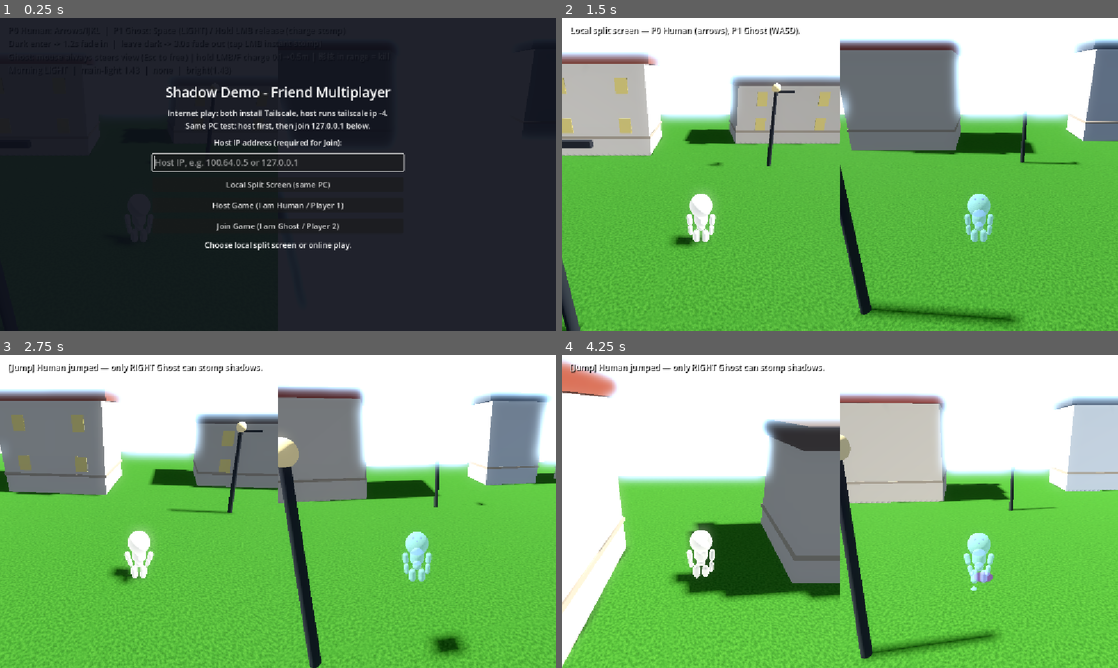
Above: before the commit, frames 1-4 (two rows, left to right).
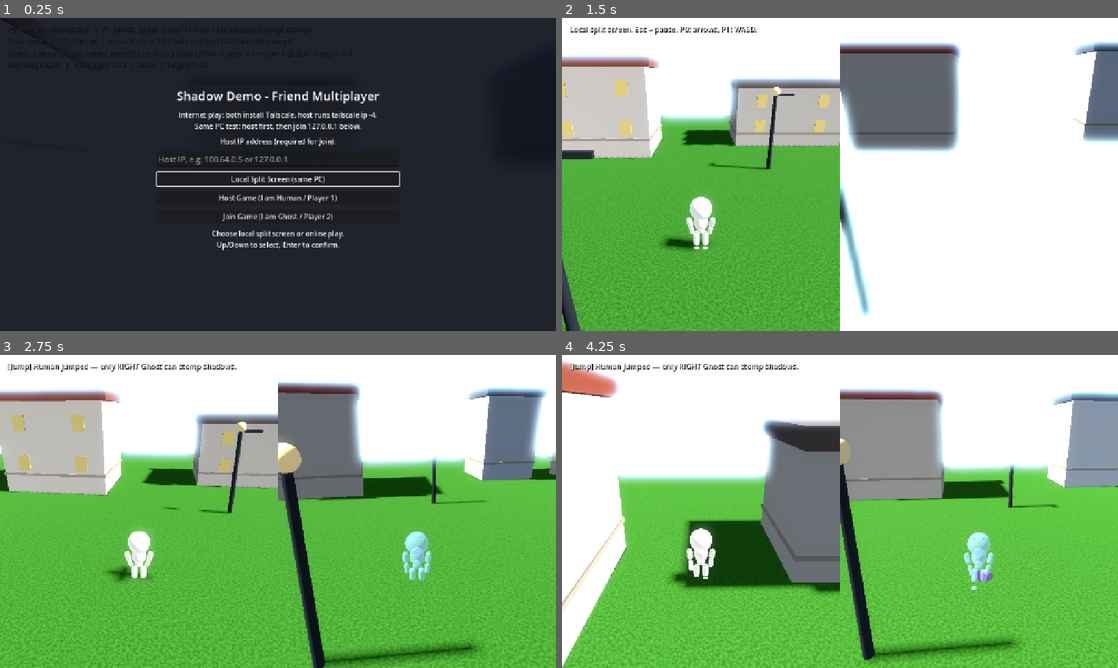
Above: after the commit, the same moments.

Repository: luna-xu-959/shadow
Game: Godot game, scene res://scenes/main.tscn
Two runs of this game, one before a commit and one after it. Both use one fixed random seed, a clock stepped at 60 frames per second and the inputs below.
Inputs (mouse positions are in pixels of both pictures, inside the frame that each line leads up to):
- Up to frame 1 (0.25 s): no input
- Up to frame 2 (1.5 s): click "Join Game (I am Ghost / Playe…" at 0.5 s; click "Local Split Screen (same PC)" at 1.25 s
- Up to frame 3 (2.75 s): tap Enter at 2 s; move the mouse to (305, 511) at 2.02 s; hold Up (p0_forward) from 2.03 s (still down); tap U (p0_cam_left) at 2.1 s; click (305, 511) at 2.17 s; tap Keypad Enter (p0_jump) at 2.27 s
- Up to frame 4 (4.25 s): keep holding Up (p0_forward); move the mouse to (812, 511) at 2.77 s; tap O (p0_cam_right) at 2.85 s; click (812, 511) at 2.92 s; tap Keypad Enter (p0_jump) at 3.02 s; move the mouse to (851, 505) at 3.52 s; hold F (p1_attack) from 3.53 s (still down); click (851, 505) at 3.67 s

The runs differ from the first frame. In frame 1, 5.6% of the frame differs, in the area x 27-73%, y 21-75%; in frame 2, 42%, in the area x 0-100%, y 2-100%; in frame 3, 19%; in frame 4, 17%.

Commit message:
Fix multiplayer sync, adaptive UI, and add pause menu.
Route ghost stomp/jump through GameManager RPCs, improve position sync, and make split-screen/UI layouts resize with the window. Add keyboard menu navigation, ESC pause with mouse release, and normalize script line endings to LF.

Co-authored-by: Cursor <cursoragent@cursor.com>

Diff:
--- a/project.godot
+++ b/project.godot
@@ -26,6 +26,9 @@
 
 [display]
 
+window/size/viewport_width=1280
+window/size/viewport_height=720
+window/size/resizable=true
 window/stretch/mode="canvas_items"
 window/stretch/aspect="expand"
 
--- a/scenes/main.tscn
+++ b/scenes/main.tscn
@@ -8,6 +8,7 @@
 [ext_resource type="Script" path="res://scripts/split_screen_setup.gd" id="5_split_screen"]
 [ext_resource type="Script" path="res://scripts/player_follow_camera.gd" id="6_follow_camera"]
 [ext_resource type="Script" path="res://scripts/town_builder.gd" id="7_town_builder"]
+[ext_resource type="Script" path="res://scripts/resizable_ui_root.gd" id="8_ui_root"]
 
 [sub_resource type="PlaneMesh" id="PlaneMesh_ground"]
 size = Vector2(40, 40)
@@ -88,10 +89,22 @@
 script = ExtResource("2_game_manager")
 
 [node name="SplitScreen" type="CanvasLayer" parent="."]
+visible = false
 layer = 1
 script = ExtResource("5_split_screen")
 
-[node name="Backdrop" type="ColorRect" parent="SplitScreen"]
+[node name="LayoutRoot" type="Control" parent="SplitScreen"]
+layout_mode = 3
+anchors_preset = 15
+anchor_right = 1.0
+anchor_bottom = 1.0
+grow_horizontal = 2
+grow_vertical = 2
+mouse_filter = 2
+script = ExtResource("8_ui_root")
+
+[node name="Backdrop" type="ColorRect" parent="SplitScreen/LayoutRoot"]
+layout_mode = 1
 anchors_preset = 15
 anchor_right = 1.0
 anchor_bottom = 1.0
@@ -100,7 +113,8 @@
 mouse_filter = 2
 color = Color(0.08, 0.09, 0.11, 1)
 
-[node name="ViewportLeft" type="SubViewportContainer" parent="SplitScreen"]
+[node name="ViewportLeft" type="SubViewportContainer" parent="SplitScreen/LayoutRoot"]
+layout_mode = 1
 anchors_preset = -1
 anchor_right = 0.5
 anchor_bottom = 1.0
@@ -109,12 +123,13 @@
 stretch = true
 mouse_filter = 2
 
-[node name="SubViewport" type="SubViewport" parent="SplitScreen/ViewportLeft"]
+[node name="SubViewport" type="SubViewport" parent="SplitScreen/LayoutRoot/ViewportLeft"]
 handle_input_locally = false
 render_target_update_mode = 4
-size = Vector2i(960, 1080)
+size = Vector2i(640, 720)
 
-[node name="ViewportRight" type="SubViewportContainer" parent="SplitScreen"]
+[node name="ViewportRight" type="SubViewportContainer" parent="SplitScreen/LayoutRoot"]
+layout_mode = 1
 anchors_preset = -1
 anchor_left = 0.5
 anchor_right = 1.0
@@ -124,22 +139,37 @@
 stretch = true
 mouse_filter = 2
 
-[node name="SubViewport" type="SubViewport" parent="SplitScreen/ViewportRight"]
+[node name="SubViewport" type="SubViewport" parent="SplitScreen/LayoutRoot/ViewportRight"]
 handle_input_locally = false
 render_target_update_mode = 4
-size = Vector2i(960, 1080)
+size = Vector2i(640, 720)
 
 [node name="CanvasLayer" type="CanvasLayer" parent="."]
 layer = 2
 
-[node name="StatusLabel" type="Label" parent="CanvasLayer"]
+[node name="UIRoot" type="Control" parent="CanvasLayer"]
+layout_mode = 3
+anchors_preset = 15
+anchor_right = 1.0
+anchor_bottom = 1.0
+grow_horizontal = 2
+grow_vertical = 2
+mouse_filter = 2
+script = ExtResource("8_ui_root")
+
+[node name="StatusLabel" type="Label" parent="CanvasLayer/UIRoot"]
+layout_mode = 1
+anchors_preset = 10
+anchor_right = 1.0
 offset_left = 16.0
 offset_top = 12.0
-offset_right = 900.0
+offset_right = -16.0
 offset_bottom = 140.0
+grow_horizontal = 2
 theme_override_colors/font_color = Color(1, 1, 1, 1)
 theme_override_colors/font_shadow_color = Color(0, 0, 0, 0.75)
 theme_override_constants/shadow_offset_x = 2
 theme_override_constants/shadow_offset_y = 2
 theme_override_font_sizes/font_size = 17
+autowrap_mode = 3
 text = "Loading..."
--- a/scenes/multiplayer_menu.tscn
+++ b/scenes/multiplayer_menu.tscn
@@ -29,10 +29,10 @@
 anchor_top = 0.5
 anchor_right = 0.5
 anchor_bottom = 0.5
-offset_left = -260.0
-offset_top = -190.0
-offset_right = 260.0
-offset_bottom = 190.0
+offset_left = -280.0
+offset_top = -200.0
+offset_right = 280.0
+offset_bottom = 200.0
 grow_horizontal = 2
 grow_vertical = 2
 theme_override_constants/separation = 12
@@ -65,15 +65,21 @@
 keep_editing_on_text_submit = true
 
 [node name="LocalButton" type="Button" parent="Panel"]
+unique_name_in_owner = true
 layout_mode = 2
+focus_mode = 2
 text = "Local Split Screen (same PC)"
 
 [node name="HostButton" type="Button" parent="Panel"]
+unique_name_in_owner = true
 layout_mode = 2
+focus_mode = 2
 text = "Host Game (I am Human / Player 1)"
 
 [node name="JoinButton" type="Button" parent="Panel"]
+unique_name_in_owner = true
 layout_mode = 2
+focus_mode = 2
 text = "Join Game (I am Ghost / Player 2)"
 
 [node name="StatusLabel" type="Label" parent="Panel"]
--- /dev/null
+++ b/scenes/pause_menu.tscn
@@ -0,0 +1,69 @@
+[gd_scene load_steps=2 format=3]
+
+[ext_resource type="Script" path="res://scripts/pause_menu.gd" id="1_pause"]
+
+[node name="PauseMenu" type="Control"]
+layout_mode = 3
+anchors_preset = 15
+anchor_right = 1.0
+anchor_bottom = 1.0
+grow_horizontal = 2
+grow_vertical = 2
+mouse_filter = 0
+script = ExtResource("1_pause")
+
+[node name="Backdrop" type="ColorRect" parent="."]
+layout_mode = 1
+anchors_preset = 15
+anchor_right = 1.0
+anchor_bottom = 1.0
+grow_horizontal = 2
+grow_vertical = 2
+color = Color(0.02, 0.03, 0.06, 0.72)
+
+[node name="Panel" type="VBoxContainer" parent="."]
+layout_mode = 1
+anchors_preset = 8
+anchor_left = 0.5
+anchor_top = 0.5
+anchor_right = 0.5
+anchor_bottom = 0.5
+offset_left = -180.0
+offset_top = -130.0
+offset_right = 180.0
+offset_bottom = 130.0
+grow_horizontal = 2
+grow_vertical = 2
+theme_override_constants/separation = 10
+
+[node name="Title" type="Label" parent="Panel"]
+layout_mode = 2
+theme_override_font_sizes/font_size = 26
+text = "Paused"
+horizontal_alignment = 1
+
+[node name="Hint" type="Label" parent="Panel"]
+layout_mode = 2
+theme_override_font_sizes/font_size = 14
+text = "Mouse is free — drag window edges to resize.
+Esc / Enter on Resume to continue."
+autowrap_mode = 3
+horizontal_alignment = 1
+
+[node name="ResumeButton" type="Button" parent="Panel"]
+unique_name_in_owner = true
+layout_mode = 2
+focus_mode = 2
+text = "Resume (Esc)"
+
+[node name="MainMenuButton" type="Button" parent="Panel"]
+unique_name_in_owner = true
+layout_mode = 2
+focus_mode = 2
+text = "Main Menu"
+
+[node name="QuitButton" type="Button" parent="Panel"]
+unique_name_in_owner = true
+layout_mode = 2
+focus_mode = 2
+text = "Quit Game"
--- a/scripts/game_manager.gd
+++ b/scripts/game_manager.gd
@@ -42,7 +42,7 @@
 
 	_human = _scene_root.get_node_or_null("Player0")
 	_ghost = _scene_root.get_node_or_null("Player1")
-	_status_label = _scene_root.get_node_or_null("CanvasLayer/StatusLabel") as Label
+	_status_label = _scene_root.get_node_or_null("CanvasLayer/UIRoot/StatusLabel") as Label
 
 	if _sun == null or _human == null or _ghost == null:
 		push_error("GameManager: missing Sun/Player nodes in main scene.")
@@ -85,6 +85,21 @@
 	_ghost_stomp.stomp_hit.connect(_on_dark_stomp_hit)
 	_ghost_stomp.stomp_missed.connect(_on_dark_stomp_missed)
 	_ghost_stomp.charge_interrupted.connect(_on_charge_interrupted)
+
+
+@rpc("any_peer", "call_remote", "reliable")
+func rpc_ghost_jump_landed(landing_position: Vector3) -> void:
+	_on_ghost_jump_landed(landing_position, _ghost, _human)
+
+
+@rpc("any_peer", "call_remote", "reliable")
+func rpc_ghost_stomp_hit(method: String) -> void:
+	_on_dark_stomp_hit(_human, method)
+
+
+@rpc("any_peer", "call_remote", "reliable")
+func rpc_ghost_stomp_missed(method: String) -> void:
+	_on_dark_stomp_missed(method)
 
 
 func _on_human_jump_landed(_landing_position: Vector3) -> void:
--- a/scripts/ghost_stomp_controller.gd
+++ b/scripts/ghost_stomp_controller.gd
@@ -324,28 +324,18 @@
 
 func _emit_stomp_hit(method: String) -> void:
 	if multiplayer.has_multiplayer_peer() and not multiplayer.is_server():
-		_report_stomp_hit.rpc_id(1, method)
-	else:
-		stomp_hit.emit(_human, method)
+		if _game_manager:
+			_game_manager.rpc_ghost_stomp_hit.rpc_id(1, method)
+		return
+	stomp_hit.emit(_human, method)
 
 
 func _emit_stomp_missed(method: String) -> void:
 	if multiplayer.has_multiplayer_peer() and not multiplayer.is_server():
-		_report_stomp_missed.rpc_id(1, method)
-	else:
-		stomp_missed.emit(method)
-
-
-@rpc("any_peer", "call_remote", "reliable")
-func _report_stomp_hit(method: String) -> void:
-	if multiplayer.is_server():
-		stomp_hit.emit(_human, method)
-
-
-@rpc("any_peer", "call_remote", "reliable")
-func _report_stomp_missed(method: String) -> void:
-	if multiplayer.is_server():
-		stomp_missed.emit(method)
+		if _game_manager:
+			_game_manager.rpc_ghost_stomp_missed.rpc_id(1, method)
+		return
+	stomp_missed.emit(method)
 
 
 func _resolve_charge_release() -> void:
--- a/scripts/main.gd
+++ b/scripts/main.gd
@@ -1,6 +1,7 @@
 extends Node3D
 
 const MultiplayerMenuScene := preload("res://scenes/multiplayer_menu.tscn")
+const PauseMenuScene := preload("res://scenes/pause_menu.tscn")
 const NetworkScript := preload("res://scripts/network_manager.gd")
 const NETWORK_PORT: int = NetworkScript.DEFAULT_PORT
 
@@ -10,11 +11,13 @@
 @onready var _camera_p0: Camera3D = $CameraP0
 @onready var _camera_p1: Camera3D = $CameraP1
 @onready var _game_manager: Node = $GameManager
-@onready var _status_label: Label = $CanvasLayer/StatusLabel
+@onready var _status_label: Label = $CanvasLayer/UIRoot/StatusLabel
 
 var _menu: Control
+var _pause_menu: Control
 var _session_active := false
 var _waiting_for_peer := false
+var _online_session := false
 
 
 func _network() -> ShadowNetworkManager:
@@ -22,17 +25,89 @@
 
 
 func _ready() -> void:
-	process_mode = Node.PROCESS_MODE_ALWAYS
+	_player0.configure_control(false, 0)
+	_player1.configure_control(false, 1)
+	_split_screen.visible = false
+	_split_screen.process_mode = Node.PROCESS_MODE_DISABLED
+
 	_menu = MultiplayerMenuScene.instantiate()
-	$CanvasLayer.add_child(_menu)
+	_menu.set_anchors_preset(Control.PRESET_FULL_RECT)
+	$CanvasLayer/UIRoot.add_child(_menu)
 	_menu.local_play_requested.connect(_start_local_session)
 	_menu.host_requested.connect(_start_host_session)
 	_menu.join_requested.connect(_start_join_session)
+
+	_pause_menu = PauseMenuScene.instantiate()
+	_pause_menu.set_anchors_preset(Control.PRESET_FULL_RECT)
+	$CanvasLayer/UIRoot.add_child(_pause_menu)
+	_pause_menu.resume_requested.connect(_close_pause_menu)
+	_pause_menu.main_menu_requested.connect(_return_to_main_menu)
+	_pause_menu.quit_requested.connect(_quit_game)
+
 	_network().session_started.connect(_on_network_session_started)
 	_network().session_failed.connect(_on_network_session_failed)
 	_network().peer_joined.connect(_on_peer_joined)
 	get_tree().paused = true
+	_menu.show_menu(
+		"Choose local split screen or online play.\n"
+		+ "Up/Down to select, Enter to confirm."
+	)
+
+
+func is_pause_menu_open() -> bool:
+	return _pause_menu != null and _pause_menu.visible
+
+
+func toggle_pause_menu() -> bool:
+	if not _session_active or _menu.visible:
+		return false
+	if _pause_menu.visible:
+		_close_pause_menu()
+	else:
+		_open_pause_menu()
+	return true
+
+
+func _open_pause_menu() -> void:
+	_release_all_mouse_looks()
+	_pause_menu.show_pause()
+	get_tree().paused = true
+
+
+func _close_pause_menu() -> void:
+	_pause_menu.hide_pause()
+	get_tree().paused = false
+	_restore_mouse_looks()
+
+
+func _return_to_main_menu() -> void:
+	_pause_menu.hide_pause()
+	_session_active = false
+	_waiting_for_peer = false
+	_online_session = false
+	_player0.configure_control(false, 0)
+	_player1.configure_control(false, 1)
+	_release_all_mouse_looks()
+	_disable_split_screen()
+	_network().close_session()
+	get_tree().paused = true
 	_menu.show_menu("Choose local split screen or online play.")
+
+
+func _quit_game() -> void:
+	get_tree().quit()
+
+
+func _release_all_mouse_looks() -> void:
+	for camera in [_camera_p0, _camera_p1]:
+		if camera.has_method("release_mouse_look"):
+			camera.call("release_mouse_look")
+
+
+func _restore_mouse_looks() -> void:
+	for camera in [_camera_p0, _camera_p1]:
+		if camera.has_method("restore_mouse_look_if_needed"):
+			camera.call("restore_mouse_look_if_needed")
 
 
 func _start_local_session() -> void:
@@ -61,7 +136,6 @@
 	if trimmed.is_empty():
 		_menu.show_menu("Enter the host IP in the text box, then click Join.")
 		return
-	# ENet handshake needs the main loop running; a paused tree can stall joins.
 	get_tree().paused = false
 	_menu.show_connecting("Connecting to %s:%d ..." % [trimmed, NETWORK_PORT])
 	var err: int = _network().join_game(trimmed)
@@ -81,28 +155,32 @@
 			(
 				"Hosting on port %d — waiting for Ghost to join.\n"
 				+ "Your Tailscale IP: %s\n"
-				+ "Tell your friend to Join with that IP."
+				+ "Esc = pause menu."
 			) % [NETWORK_PORT, _get_tailscale_ip_hint()]
 		)
 	else:
 		_configure_online_client()
-		_finish_session_start("Connected as Ghost. Hunt the Human!")
+		_finish_session_start("Connected as Ghost. Esc = pause menu.")
 
 
 func _on_peer_joined(peer_id: int) -> void:
 	if not _network().is_host:
 		return
 	_player1.set_multiplayer_authority(peer_id)
+	_setup_player_sync(_player1)
 	_player1.configure_control(false, 1)
 	_waiting_for_peer = false
 	if _status_label:
-		_status_label.text = "Ghost joined! You are Human — run and hide your shadow."
+		_status_label.text = "Ghost joined! Esc = pause. Human: arrows, Ghost: WASD."
 
 
 func _on_network_session_failed(message: String) -> void:
 	get_tree().paused = true
 	_session_active = false
 	_waiting_for_peer = false
+	_online_session = false
+	_player0.configure_control(false, 0)
+	_player1.configure_control(false, 1)
 	_network().close_session()
 	_menu.show_menu(message)
 
@@ -125,6 +203,7 @@
 
 func _begin_session(online: bool) -> void:
 	_session_active = true
+	_online_session = online
 	_game_manager.set_online_mode(online)
 
 
@@ -136,8 +215,8 @@
 
 
 func _configure_local_split() -> void:
-	_split_screen.visible = true
-	_split_screen.process_mode = Node.PROCESS_MODE_INHERIT
+	if _split_screen.has_method("enable_split_view"):
+		_split_screen.call("enable_split_view")
 	_player0.set_multiplayer_authority(1)
 	_player1.set_multiplayer_authority(1)
 	_camera_p0.current = false
@@ -146,7 +225,7 @@
 	_player1.configure_control(true, 1)
 	_camera_p0.configure_for_player(true, false)
 	_camera_p1.configure_for_player(true, true)
-	_finish_session_start("Local split screen — P0 Human (arrows), P1 Ghost (WASD).")
+	_finish_session_start("Local split screen. Esc = pause. P0: arrows, P1: WASD.")
 
 
 func _configure_online_host(waiting_for_peer: bool) -> void:
@@ -178,19 +257,18 @@
 
 
 func _disable_split_screen() -> void:
-	_split_screen.visible = false
-	_split_screen.process_mode = Node.PROCESS_MODE_DISABLED
-	get_viewport().disable_3d = false
+	if _split_screen.has_method("disable_split_view"):
+		_split_screen.call("disable_split_view")
 
 
 func _setup_player_sync(player: CharacterBody3D) -> void:
-	if player.has_node("MultiplayerSynchronizer"):
-		return
-	var sync := MultiplayerSynchronizer.new()
-	sync.name = "MultiplayerSynchronizer"
+	var sync := player.get_node_or_null("MultiplayerSynchronizer") as MultiplayerSynchronizer
+	if sync == null:
+		sync = MultiplayerSynchronizer.new()
+		sync.name = "MultiplayerSynchronizer"
+		player.add_child(sync)
 	var config := SceneReplicationConfig.new()
-	config.add_property(".:position")
-	config.add_property(".:rotation")
-	config.add_property(".:velocity")
+	config.add_property(":position", SceneReplicationConfig.REPLICATION_MODE_ALWAYS)
+	config.add_property(":rotation", SceneReplicationConfig.REPLICATION_MODE_ALWAYS)
+	config.add_property(":velocity", SceneReplicationConfig.REPLICATION_MODE_ALWAYS)
 	sync.replication_config = config
-	player.add_child(sync)
--- a/scripts/multiplayer_menu.gd
+++ b/scripts/multiplayer_menu.gd
@@ -12,10 +12,14 @@
 @onready var _hint_label: Label = %HintLabel
 @onready var _address_field: LineEdit = %AddressField
 @onready var _status_label: Label = %StatusLabel
+@onready var _local_button: Button = %LocalButton
+@onready var _host_button: Button = %HostButton
+@onready var _join_button: Button = %JoinButton
 
 
 func _ready() -> void:
 	process_mode = Node.PROCESS_MODE_ALWAYS
+	mouse_filter = Control.MOUSE_FILTER_STOP
 	_hint_label.text = HINT
 	_status_label.text = ""
 	_address_field.placeholder_text = "Host IP, e.g. 100.64.0.5 or 127.0.0.1"
@@ -30,7 +34,7 @@
 	_address_field.editable = true
 	_status_label.text = message
 	Input.mouse_mode = Input.MOUSE_MODE_VISIBLE
-	call_deferred("_focus_address_field")
+	call_deferred("_focus_mode_buttons")
 
 
 func hide_menu() -> void:
@@ -52,9 +56,11 @@
 	return _address_field.text.strip_edges()
 
 
-func _focus_address_field() -> void:
-	if _address_field:
-		_address_field.grab_focus()
+func _focus_mode_buttons() -> void:
+	if _local_button and not _local_button.disabled:
+		_local_button.grab_focus()
+	elif _host_button and not _host_button.disabled:
+		_host_button.grab_focus()
 
 
 func _on_address_gui_input(event: InputEvent) -> void:
@@ -78,11 +84,11 @@
 	var address := get_join_address()
 	if address.is_empty():
 		set_status("Type the host IP in the box above, then click Join.")
-		_focus_address_field()
+		_address_field.grab_focus()
 		return
 	if not _looks_like_ip(address):
 		set_status("Invalid IP format. Example: 100.64.0.5 or 127.0.0.1")
-		_focus_address_field()
+		_address_field.grab_focus()
 		return
 	show_connecting("Connecting to %s ..." % address)
 	join_requested.emit(address)
@@ -105,9 +111,6 @@
 
 
 func _set_buttons_enabled(enabled: bool) -> void:
-	var panel := get_node_or_null("Panel")
-	if panel == null:
-		return
-	for child in panel.get_children():
-		if child is BaseButton:
-			(child as BaseButton).disabled = not enabled
+	for button in [_local_button, _host_button, _join_button]:
+		if button:
+			button.disabled = not enabled
--- /dev/null
+++ b/scripts/pause_menu.gd
@@ -0,0 +1,44 @@
+extends Control
+
+signal resume_requested
+signal main_menu_requested
+signal quit_requested
+
+@onready var _resume_button: Button = %ResumeButton
+@onready var _main_menu_button: Button = %MainMenuButton
+@onready var _quit_button: Button = %QuitButton
+
+
+func _ready() -> void:
+	process_mode = Node.PROCESS_MODE_ALWAYS
+	visible = false
+	mouse_filter = Control.MOUSE_FILTER_STOP
+	_resume_button.pressed.connect(func() -> void: resume_requested.emit())
+	_main_menu_button.pressed.connect(func() -> void: main_menu_requested.emit())
+	_quit_button.pressed.connect(func() -> void: quit_requested.emit())
+
+
+func _unhandled_input(event: InputEvent) -> void:
+	if not event.is_action_pressed("ui_cancel"):
+		return
+	var main := get_tree().current_scene
+	if main == null or not main.has_method("toggle_pause_menu"):
+		return
+	if not main.call("toggle_pause_menu"):
+		return
+	get_viewport().set_input_as_handled()
+
+
+func show_pause() -> void:
+	visible = true
+	Input.mouse_mode = Input.MOUSE_MODE_VISIBLE
+	call_deferred("_focus_resume")
+
+
+func hide_pause() -> void:
+	visible = false
+
+
+func _focus_resume() -> void:
+	if _resume_button:
+		_resume_button.grab_focus()
--- a/scripts/player.gd
+++ b/scripts/player.gd
@@ -243,6 +243,7 @@
 		_apply_walk_pose(delta, wish_dir)
 
 	move_and_slide()
+	_replicate_authority_state()
 
 	if _pending_jump_land:
 		_pending_jump_land = false
@@ -254,15 +255,29 @@
 		if multiplayer.is_server():
 			jump_landed.emit(landing_position)
 		else:
-			_report_jump_landed.rpc_id(1, landing_position)
+			var gm := get_parent().get_node_or_null("GameManager")
+			if gm:
+				gm.rpc_ghost_jump_landed.rpc_id(1, landing_position)
+			else:
+				push_error("Player: missing GameManager for jump RPC.")
 	else:
 		jump_landed.emit(landing_position)
 
 
-@rpc("any_peer", "call_remote", "reliable")
-func _report_jump_landed(landing_position: Vector3) -> void:
+func _replicate_authority_state() -> void:
+	if not multiplayer.has_multiplayer_peer() or not is_multiplayer_authority():
+		return
+	# Client-owned pawns must push transforms to the listen server explicitly.
 	if multiplayer.is_server():
-		jump_landed.emit(landing_position)
+		return
+	_replicate_state.rpc(global_position, rotation, velocity)
+
+
+@rpc("authority", "call_remote", "unreliable")
+func _replicate_state(pos: Vector3, rot: Vector3, vel: Vector3) -> void:
+	global_position = pos
+	rotation = rot
+	velocity = vel
 
 
 func _should_use_jump_pose() -> bool:
--- a/scripts/player_follow_camera.gd
+++ b/scripts/player_follow_camera.gd
@@ -21,10 +21,26 @@
 func configure_for_player(enabled: bool, mouse_look: bool) -> void:
 	_camera_enabled = enabled
 	use_mouse_look = mouse_look
-	if enabled and mouse_look:
+	if enabled and mouse_look and not _is_pause_menu_open():
 		call_deferred("_capture_look")
-	elif not enabled:
-		_release_look()
+	elif not enabled or _is_pause_menu_open():
+		release_mouse_look()
+
+
+func release_mouse_look() -> void:
+	_release_look()
+
+
+func restore_mouse_look_if_needed() -> void:
+	if _camera_enabled and use_mouse_look and not _is_pause_menu_open():
+		call_deferred("_capture_look")
+
+
+func _is_pause_menu_open() -> bool:
+	var main := get_tree().current_scene
+	if main == null or not main.has_method("is_pause_menu_open"):
+		return false
+	return main.call("is_pause_menu_open")
 
 
 func _ready() -> void:
@@ -38,16 +54,13 @@
 
 
 func _process(_delta: float) -> void:
-	if use_mouse_look and _look_captured and Input.mouse_mode != Input.MOUSE_MODE_CAPTURED:
-		Input.mouse_mode = Input.MOUSE_MODE_CAPTURED
+	if use_mouse_look and _look_captured and not _is_pause_menu_open():
+		if Input.mouse_mode != Input.MOUSE_MODE_CAPTURED:
+			Input.mouse_mode = Input.MOUSE_MODE_CAPTURED
 
 
 func _unhandled_input(event: InputEvent) -> void:
-	if not _camera_enabled or not use_mouse_look:
-		return
-
-	if event.is_action_pressed("ui_cancel"):
-		_release_look()
+	if not _camera_enabled or not use_mouse_look or _is_pause_menu_open():
 		return
 
 	if event is InputEventMouseMotion:
@@ -82,6 +95,8 @@
 func _is_mouse_on_my_panel() -> bool:
 	if not _camera_enabled:
 		return false
+	if not _is_split_screen_active():
+		return true
 	var mouse := get_viewport().get_mouse_position()
 	var width := get_viewport().get_visible_rect().size.x
 	if width < 64.0:
@@ -89,6 +104,14 @@
 	if player_id == 1:
 		return mouse.x >= width * 0.5
 	return mouse.x < width * 0.5
+
+
+func _is_split_screen_active() -> bool:
+	var main := get_tree().current_scene
+	if main == null:
+		return false
+	var split := main.get_node_or_null("SplitScreen") as CanvasLayer
+	return split != null and split.visible
 
 
 func get_camera_forward_xz() -> Vector3:
--- /dev/null
+++ b/scripts/resizable_ui_root.gd
@@ -0,0 +1,22 @@
+extends Control
+
+## Full-screen UI root under CanvasLayer — tracks viewport size on every resize.
+
+
+func _ready() -> void:
+	_sync_to_viewport()
+	get_viewport().size_changed.connect(_sync_to_viewport)
+	get_tree().root.size_changed.connect(_sync_to_viewport)
+
+
+func _notification(what: int) -> void:
+	if what == NOTIFICATION_WM_SIZE_CHANGED or what == NOTIFICATION_ENTER_TREE:
+		call_deferred("_sync_to_viewport")
+
+
+func _sync_to_viewport() -> void:
+	var rect := get_viewport().get_visible_rect()
+	set_anchors_preset(Control.PRESET_FULL_RECT)
+	set_offsets_preset(Control.PRESET_FULL_RECT)
+	set_size(rect.size)
+	position = rect.position
--- a/scripts/split_screen_setup.gd
+++ b/scripts/split_screen_setup.gd
@@ -2,8 +2,8 @@
 
 ## Split-screen display: cameras live on Main; RenderingServer routes each to its panel.
 
-@onready var _vp_left: SubViewport = $ViewportLeft/SubViewport
-@onready var _vp_right: SubViewport = $ViewportRight/SubViewport
+@onready var _vp_left: SubViewport = $LayoutRoot/ViewportLeft/SubViewport
+@onready var _vp_right: SubViewport = $LayoutRoot/ViewportRight/SubViewport
 
 
 func _ready() -> void:
@@ -24,33 +24,19 @@
 		push_error("SplitScreen: missing CameraP0/CameraP1 on Main.")
 		return
 
-	# Cameras stay in the main tree but render into the split panels.
 	cam0.current = false
 	cam1.current = false
 	RenderingServer.viewport_attach_camera(_vp_left.get_viewport_rid(), cam0.get_camera_rid())
 	RenderingServer.viewport_attach_camera(_vp_right.get_viewport_rid(), cam1.get_camera_rid())
 
-	# Hide the root 3D pass (no root camera); only the sub-viewports draw the world.
-	main.get_viewport().disable_3d = true
 
-	get_tree().root.size_changed.connect(_sync_panel_layout)
-	call_deferred("_sync_panel_layout")
+func enable_split_view() -> void:
+	visible = true
+	process_mode = Node.PROCESS_MODE_INHERIT
+	get_parent().get_viewport().disable_3d = true
 
 
-func _sync_panel_layout() -> void:
-	var size := get_viewport().get_visible_rect().size
-	if size.x < 64.0:
-		var window_size: Vector2i = get_viewport().get_window().size
-		size = Vector2(window_size)
-	if size.x < 64.0:
-		size = Vector2(1280, 720)
-
-	var half_w := size.x * 0.5
-	var h := size.y
-
-	var left := $ViewportLeft as Control
-	var right := $ViewportRight as Control
-	left.set_position(Vector2.ZERO)
-	left.set_size(Vector2(half_w, h))
-	right.set_position(Vector2(half_w, 0.0))
-	right.set_size(Vector2(half_w, h))
+func disable_split_view() -> void:
+	visible = false
+	process_mode = Node.PROCESS_MODE_DISABLED
+	get_parent().get_viewport().disable_3d = false
Not shown: 1 places in scenes/main.tscn that only renumber resources
Not shown, added: scripts/pause_menu.gd.uid
Not shown, added: scripts/resizable_ui_root.gd.uid
